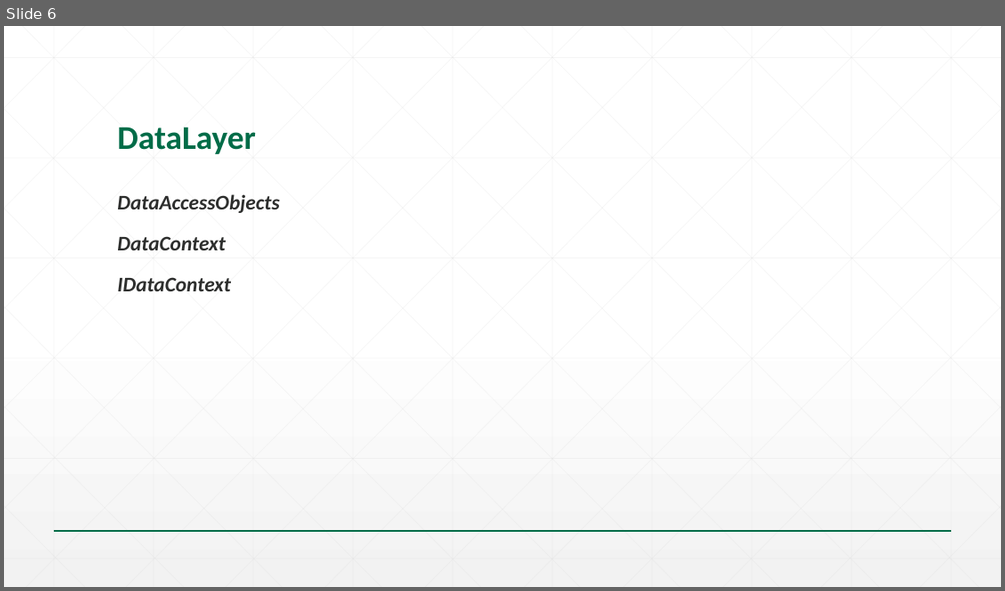
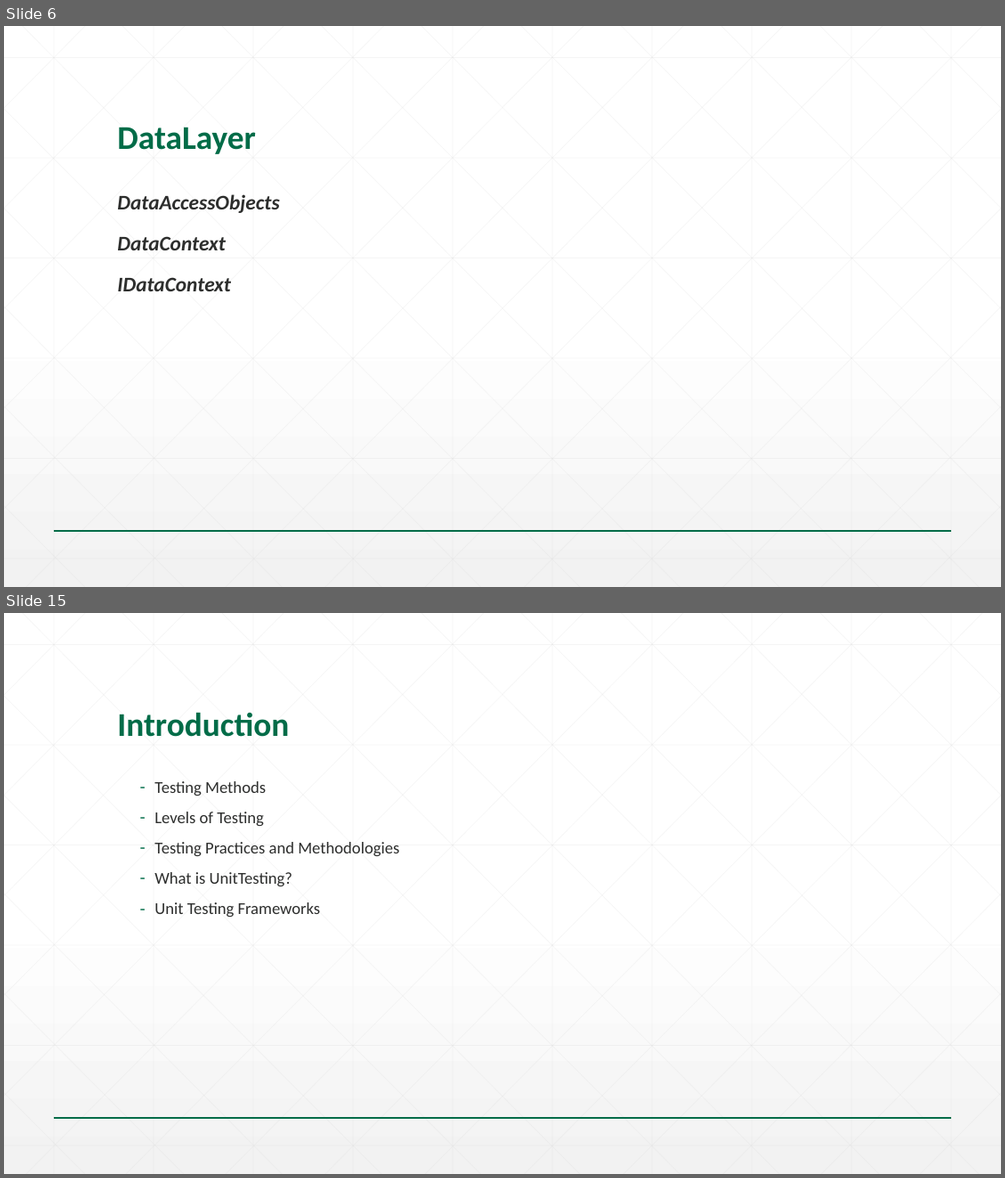
Before and after one commit to goce-kalamadevski/svs-talent-2015, a slide deck: 04-SPA/Slides/01.02-Seavus Talent Program_SPA.pptx. Shown one above the other, each under a label of ours: slide 6 before the commit, slides 6 and 15 after it; the slides between them are not shown. The pictures are 1005x591 and 1005x1178 pixels, drawn with LibreOffice and Linux fonts; fonts in the diff are those of the drawing; background and template pictures are left out. Boxes give left, top, right and bottom in pixels: in the first picture for what was removed or moved away, otherwise in the second. Text is boxed around its words. In the diff, an @@ line names an element or a change of style, - is before the commit and + after.

```diff
--- a/04-SPA/Slides/01.02-Seavus Talent Program_SPA.pptx
+++ b/04-SPA/Slides/01.02-Seavus Talent Program_SPA.pptx
@@ slide 15 added at bbox=[4, 613, 1001, 1174], background gradient #FFFFFF to #F2F2F2; not listed: 47 template elements that a slide beside it also shows @@
@@ title added at bbox=[117, 712, 289, 737], 32 pt, text #016C48, bold @@
+Introduction
@@ text added at bbox=[154, 781, 399, 916], 16 pt, text #2D2E2D @@
+  – Testing Methods
+  – Levels of Testing
+  – Testing Practices and Methodologies
+  – What is UnitTesting?
+  – Unit Testing Frameworks
```
Also in this commit, not shown: 1 slide changed, 15 other slides added, 3 other files.
